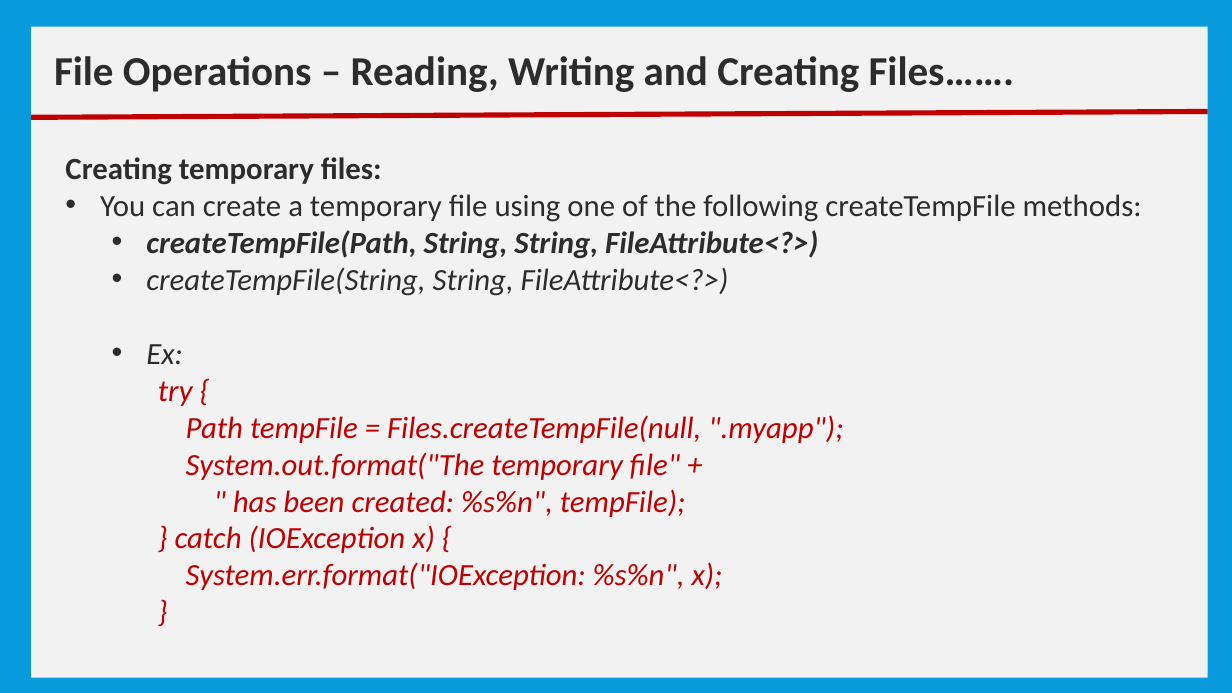
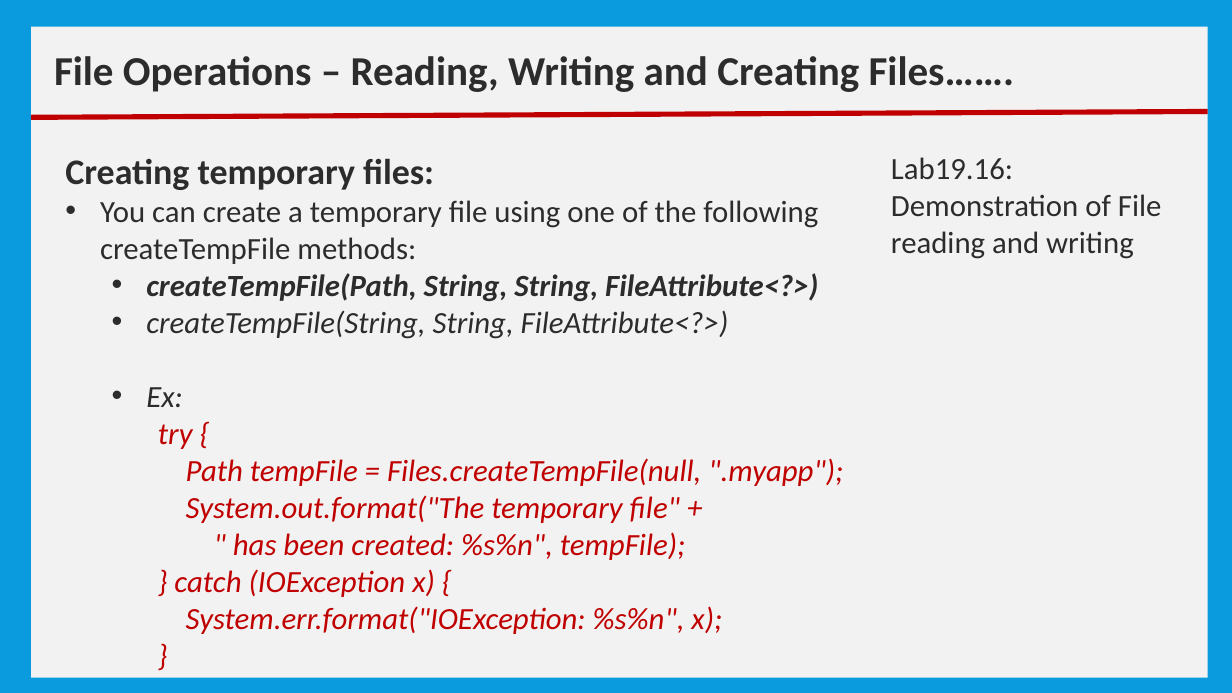
Before and after one commit to nmsgit1234/TechnicalDocs, a slide deck: slide 43 of training/core_java/10_Basic IO.pptx. Drawn at 1232x693 pixels with LibreOffice and Linux fonts; fonts in the diff are those of the drawing. Boxes give left, top, right and bottom in pixels: in the first picture for what was removed or moved away, otherwise in the second. Text is boxed around its words. In the diff, an @@ line names an element or a change of style, - is before the commit and + after.

```diff
--- a/training/core_java/10_Basic IO.pptx
+++ b/training/core_java/10_Basic IO.pptx
@@ text at [65, 158, 434, 190]: size 24 to 28 pt in "Creating temporary files:" @@
@@ text added at [891, 157, 1162, 259], 24 pt, text #2C2C2C @@
+Lab19.16: Demonstration of File reading and writing
```
Also in this commit, not shown: 4 slides added, 7 other files.
